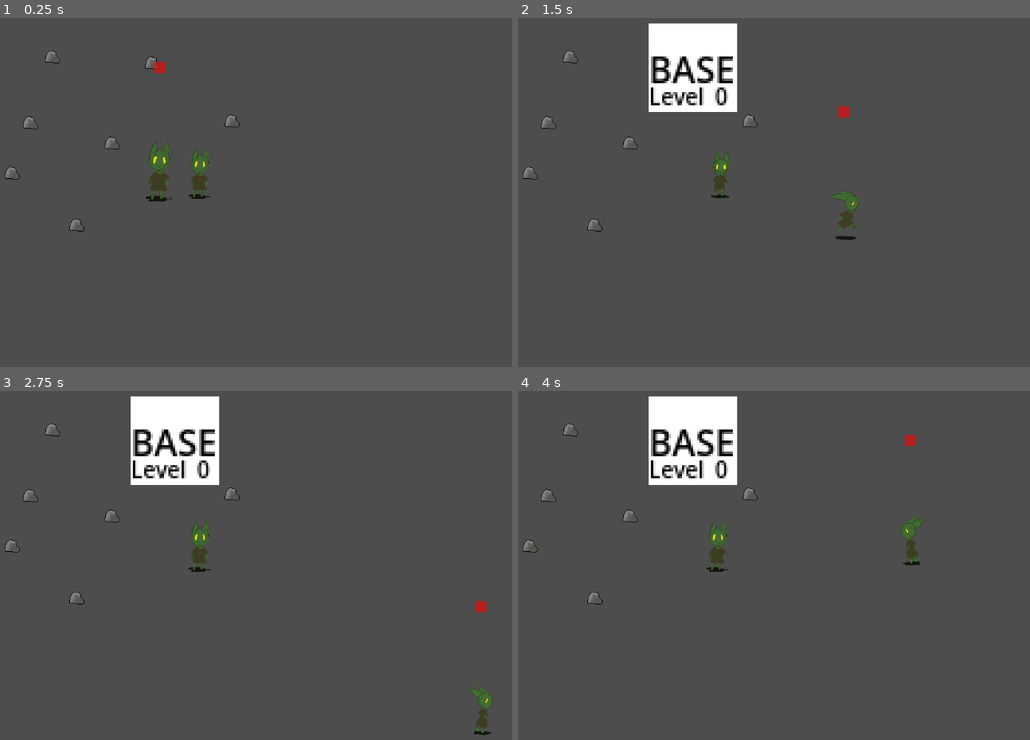
Above: before the commit, frames 1-4 (two rows, left to right).
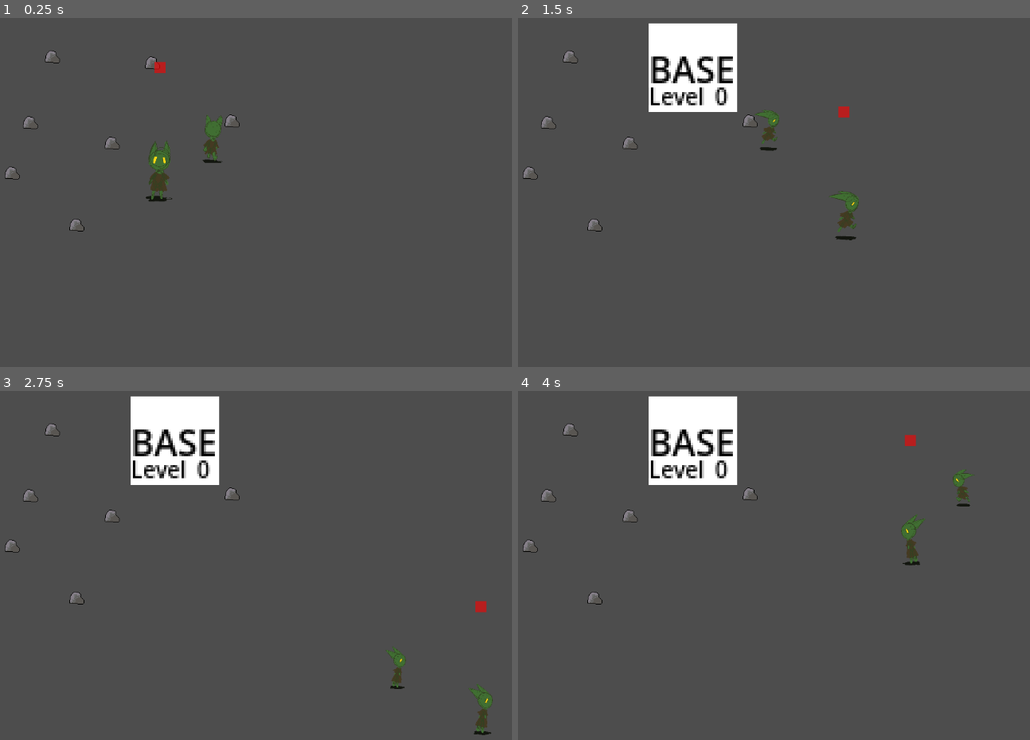
Above: after the commit, the same moments.

Repository: loteque/GoblinGame
Game: Godot game, scene res://tests/test_scrap_collect.tscn
The game is run twice, just before and just after one commit, with the same random seed, the same clock (stepped at 60 frames per second) and the same inputs. This scene is started directly instead of the project's main scene.
Inputs:
- Up to frame 1 (0.25 s): no input
- Up to frame 2 (1.5 s): hold D (right) 0.53-1.28 s; tap G (place) at 0.6 s; hold S (down) from 1.28 s (still down); tap Shift (call) at 1.35 s
- Up to frame 3 (2.75 s): tap G (place) at 1.55, 2.1 s; release S (down) at 2.03 s; hold D (right) from 2.03 s (still down)
- Up to frame 4 (4 s): release D (right) at 2.78 s; hold W (up) 2.78-3.53 s; tap Space (select) at 2.85 s; tap G (place) at 3.05, 3.6 s; hold A (left) from 3.53 s (still down)

The runs differ from the first frame. In frame 1, 0.6% of the frame differs, in the area x 36-44%, y 27-52%; in frame 2, 0.5%; in frame 3, 0.6%; in frame 4, 0.6%.

Commit message:
temp

Diff:
--- a/project/Actor.gd
+++ b/project/Actor.gd
@@ -9,6 +9,10 @@
 @export var nav_agent: NavigationAgent2D
 @export var follow_area: Area2D
 
+@onready var target_tracker_component: TargetTrackerComponent = $TargetTrackerComponent
+
+@export var scrap_collect_distance: float = 100
+
 var has_target: bool = false
 var target: Node2D
 var throw_target: Marker2D
@@ -29,6 +33,27 @@
 # nav loop
 func _set_movement_target(movement_target: Vector2):
     nav_agent.set_target_position(movement_target)
+
+func should_collect_scrap():
+    if target:
+        print(global_position.distance_to(target.global_position))
+        if target.is_in_group("Scrap") and global_position.distance_to(target.global_position) <= scrap_collect_distance:
+            return true
+    return false
+
+func collect_scrap():
+    pass
+
+func is_close_to_scrap():
+    return target_tracker_component.is_tracking_group("Scrap")
+
+func go_to_scrap():
+    # find closest scrap.
+    var closest_scrap = target_tracker_component.get_closest_in_group("Scrap")
+    if closest_scrap:
+        set_up_nav_target(closest_scrap)
+        _set_movement_target(target.global_transform.origin)
+    pass
 
 func stop_moving():
     velocity = Vector2.ZERO
@@ -47,12 +72,17 @@
 ) < nav_agent.target_desired_distance
 
 func handle_new_navigation():
+
     if should_follow_player:
             if !player_is_within_max_target_distance():
                 follow_player()
             else: # Close enough
                 stop_moving()
-    else: # Nothing to be done.
+    elif should_collect_scrap():
+        collect_scrap()
+    elif is_close_to_scrap():
+        go_to_scrap()
+    else:
         stop_moving()
 
 func handle_current_navigation():
@@ -89,6 +119,7 @@
     set_collision_mask(0)
     target = throw_target
     _is_thrown = true
+    should_follow_player = false
     if target:
         _set_movement_target(target.global_transform.origin)
 
@@ -149,6 +180,10 @@
         throw_target = nav_target.throw_target
 
     if nav_target.is_in_group("Enemy"):
+        target = nav_target
+        throw_target = null
+
+    if nav_target.is_in_group("Scrap"):
         target = nav_target
         throw_target = null
 
@@ -179,7 +214,8 @@
 # actor will disconnect from player when player leaves their
 # detection radius
 func _on_follow_area_body_exited(body: Node2D):
-    unset_nav_target(body)
+    if target == body:
+        unset_nav_target(body)
 
 # can die
 func die():
--- a/project/actor.tscn
+++ b/project/actor.tscn
@@ -1,8 +1,9 @@
-[gd_scene load_steps=7 format=3 uid="uid://bnj8oqycjiqah"]
+[gd_scene load_steps=8 format=3 uid="uid://bnj8oqycjiqah"]
 
 [ext_resource type="Script" path="res://Actor.gd" id="1_5a1ut"]
 [ext_resource type="SpriteFrames" uid="uid://b1tde2jhy8sfh" path="res://goblin_0_sprite_frames.tres" id="2_fkt2u"]
 [ext_resource type="Texture2D" uid="uid://binsxgaxudhe3" path="res://icon-bot.png" id="2_iuy1e"]
+[ext_resource type="PackedScene" uid="uid://cm83wuwxqwmtn" path="res://collectables/collector_component.tscn" id="3_b23xd"]
 [ext_resource type="PackedScene" uid="uid://bf7crtfeg2ch1" path="res://animation_controller.tscn" id="4_sdsx6"]
 
 [sub_resource type="RectangleShape2D" id="RectangleShape2D_moct4"]
@@ -35,6 +36,13 @@
 scale = Vector2(0.45, 0.45)
 texture = ExtResource("2_iuy1e")
 
+[node name="TargetTrackerComponent" parent="." instance=ExtResource("3_b23xd")]
+collision_layer = 0
+collision_mask = 256
+
+[node name="CollisionShape2D" type="CollisionShape2D" parent="TargetTrackerComponent"]
+shape = SubResource("CircleShape2D_v1do6")
+
 [node name="NavigationAgent2D" type="NavigationAgent2D" parent="."]
 target_desired_distance = 40.0
 avoidance_enabled = true
--- /dev/null
+++ b/project/area_tracker.gd
@@ -0,0 +1,20 @@
+extends Area2D
+
+
+var tracked_nodes: Array[Node2D] = []
+
+# Called when the node enters the scene tree for the first time.
+func _ready():
+    area_entered.connect(_on_area_entered)
+    area_exited.connect(_on_area_exited)
+
+func _on_area_entered(area: Area2D):
+    if area.is_in_group("Scrap"):
+        tracked_nodes.append(area)
+
+func _on_area_exited(area: Area2D):
+    if area.is_in_group("Scrap"):
+        tracked_nodes.erase(area)
+
+func _process(_delta):
+    print(tracked_nodes)
--- a/project/collectables/collectable_component.gd
+++ /dev/null
@@ -1,20 +0,0 @@
-extends Area2D
-class_name Collectable
-
-enum CollectableType {
-    SCRAP
-}
-
-func _ready():
-    area_entered.connect(_on_collectable_collected)
-    pass
-
-
-func _on_collectable_collected(collector: Node2D):
-    if collector.has_method("collect"):
-        collector.collect(self)
-
-
-func collect():
-    queue_free()
-    pass
--- a/project/collectables/collectable_component.tscn
+++ b/project/collectables/collectable_component.tscn
@@ -1,6 +1,6 @@
 [gd_scene load_steps=2 format=3 uid="uid://dr73ojaoy2sxa"]
 
-[ext_resource type="Script" path="res://collectables/collectable_component.gd" id="1_16m2p"]
+[ext_resource type="Script" path="res://collectables/scrap.gd" id="1_16m2p"]
 
 [node name="CollectableComponent" type="Area2D"]
 collision_layer = 0
--- a/project/collectables/collector_component.gd
+++ b/project/collectables/collector_component.gd
@@ -1,9 +1,45 @@
 extends Area2D
-class_name CollectorComponent
+class_name TargetTrackerComponent
+
+var tracked_nodes: Array[Node2D] = []
 
 func _ready():
-    pass
+    area_entered.connect(_on_area_entered)
+    area_exited.connect(_on_area_exited)
 
-func collect(collectable: Collectable):
-    collectable.collect()
-    pass
+func _on_area_entered(area: Area2D):
+    if area.is_in_group("Scrap"):
+        tracked_nodes.append(area)
+
+func _on_area_exited(area: Area2D):
+    if area.is_in_group("Scrap"):
+        tracked_nodes.erase(area)
+
+func _process(_delta):
+    print(tracked_nodes)
+
+func get_tracked_in_group(group_name: String):
+    return tracked_nodes.filter(func (node: Node2D): return node.is_in_group(group_name))
+
+func is_tracking_group(group_name: String):
+    var tracked_in_group = get_tracked_in_group(group_name)
+    if len(tracked_in_group) > 0:
+        return true
+    return false
+
+func _sort_by_distance(a: Node2D, b: Node2D) -> bool:
+    var distance_a = self.global_position.distance_to(a.global_position)
+    var distance_b = self.global_position.distance_to(b.global_position)
+    return distance_a < distance_b
+
+func sort_nodes_by_distance(nodes: Array[Node2D]):
+    var sorted_arr = nodes.duplicate()
+    sorted_arr.sort_custom(_sort_by_distance)
+    return sorted_arr
+
+func get_closest_in_group(group_name: String):
+    var tracked_in_group = get_tracked_in_group(group_name)
+    if len(tracked_in_group) < 1:
+        return null
+    var sorted = sort_nodes_by_distance(tracked_in_group)
+    return sorted[0]
--- a/project/collectables/scrap/scrap.gd
+++ b/project/collectables/scrap.gd
@@ -1,18 +1,26 @@
-extends Node2D
+extends Area2D
+class_name Scrap
 
 var max_amount: int = 10
 var current_amount: int = 10
 @onready var collection_timer = $CollectionTimer
 
-# Called when the node enters the scene tree for the first time.
+enum CollectableType {
+    SCRAP
+}
+
 func _ready():
-    pass # Replace with function body.
+    area_entered.connect(_on_collectable_collected)
+    pass
 
 
-# Called every frame. 'delta' is the elapsed time since the previous frame.
-func _process(delta):
+func _on_collectable_collected(collector: Node2D):
+    if collector.has_method("collect"):
+        collector.collect(self)
+
+func collect():
+    queue_free()
     pass
-
 
 func despawn():
     queue_free()
--- a/project/collectables/scrap/scrap.tscn
+++ b/project/collectables/scrap/scrap.tscn
@@ -1,23 +1,22 @@
-[gd_scene load_steps=5 format=3 uid="uid://hehsosy8cwdc"]
+[gd_scene load_steps=4 format=3 uid="uid://hehsosy8cwdc"]
 
 [ext_resource type="Texture2D" uid="uid://kuktjxvnjemo" path="res://collectables/scrap/scrap.png" id="1_8uq5o"]
-[ext_resource type="Script" path="res://collectables/scrap/scrap.gd" id="1_a2bdl"]
-[ext_resource type="PackedScene" uid="uid://dr73ojaoy2sxa" path="res://collectables/collectable_component.tscn" id="2_d0hgs"]
+[ext_resource type="Script" path="res://collectables/scrap.gd" id="1_w0ji3"]
 
 [sub_resource type="RectangleShape2D" id="RectangleShape2D_u84gf"]
 size = Vector2(24, 20)
 
-[node name="Scrap" type="Node2D" groups=["scrap"]]
-script = ExtResource("1_a2bdl")
+[node name="Scrap" type="Area2D" groups=["Scrap"]]
+collision_layer = 256
+collision_mask = 0
+script = ExtResource("1_w0ji3")
+
+[node name="CollisionShape2D" type="CollisionShape2D" parent="."]
+position = Vector2(0, 6)
+shape = SubResource("RectangleShape2D_u84gf")
 
 [node name="Scrap" type="Sprite2D" parent="."]
 texture = ExtResource("1_8uq5o")
 
-[node name="CollectableComponent" parent="." instance=ExtResource("2_d0hgs")]
-
-[node name="CollisionShape2D" type="CollisionShape2D" parent="CollectableComponent"]
-position = Vector2(0, 6)
-shape = SubResource("RectangleShape2D_u84gf")
-
 [node name="CollectionTimer" type="Timer" parent="."]
 one_shot = true
--- a/project/enemy_actor.tscn
+++ b/project/enemy_actor.tscn
@@ -1,12 +1,16 @@
-[gd_scene load_steps=7 format=3 uid="uid://b81yek0dpdukm"]
+[gd_scene load_steps=9 format=3 uid="uid://b81yek0dpdukm"]
 
 [ext_resource type="Script" path="res://Actor.gd" id="1_nbwaw"]
-[ext_resource type="Texture2D" uid="uid://j2qs2abkomav" path="res://icon-bot.png" id="2_p63u7"]
+[ext_resource type="Texture2D" uid="uid://binsxgaxudhe3" path="res://icon-bot.png" id="2_p63u7"]
 [ext_resource type="SpriteFrames" uid="uid://b1tde2jhy8sfh" path="res://goblin_0_sprite_frames.tres" id="3_06vp7"]
+[ext_resource type="PackedScene" uid="uid://cm83wuwxqwmtn" path="res://collectables/collector_component.tscn" id="3_hy5jq"]
 [ext_resource type="PackedScene" uid="uid://bf7crtfeg2ch1" path="res://animation_controller.tscn" id="4_hcnlc"]
 
 [sub_resource type="RectangleShape2D" id="RectangleShape2D_moct4"]
 size = Vector2(19, 21)
+
+[sub_resource type="CircleShape2D" id="CircleShape2D_klxf7"]
+radius = 136.015
 
 [sub_resource type="CircleShape2D" id="CircleShape2D_v1do6"]
 radius = 136.015
@@ -36,6 +40,13 @@
 scale = Vector2(0.45, 0.45)
 texture = ExtResource("2_p63u7")
 
+[node name="TargetTrackerComponent" parent="." instance=ExtResource("3_hy5jq")]
+collision_layer = 0
+collision_mask = 256
+
+[node name="CollisionShape2D" type="CollisionShape2D" parent="TargetTrackerComponent"]
+shape = SubResource("CircleShape2D_klxf7")
+
 [node name="NavigationAgent2D" type="NavigationAgent2D" parent="."]
 target_desired_distance = 40.0
 avoidance_enabled = true
